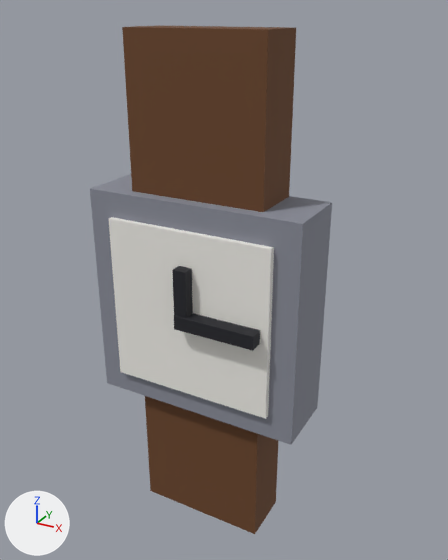
Before and after pictures for a commit that changed the FBX model art/export/modelos/mdl_reloj_pulsera.fbx.
Rendered twice from a camera (50 mm lens) standing at (1.034, -1.758, 1.681) and looking at (0.063, 0.008, 0.798). Lighting does not change. The marker at lower left points along +X, +Y and +Z. The first picture is the older version.

In view in the first picture: 'mdl_reloj_pulsera'.
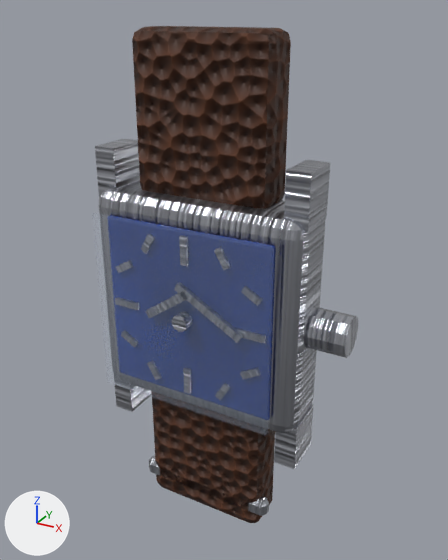
Patch to the scene script:
```diff
--- a/art/export/modelos/mdl_reloj_pulsera.fbx.py
+++ b/art/export/modelos/mdl_reloj_pulsera.fbx.py
@@ mat_metal_acero @@
+mat_metal_acero = bpy.data.materials.new('metal_acero')
+# uses the picture img_tex_metal_acero_color_png
+# uses the picture img_tex_metal_acero_metalico_png
+# uses the picture img_tex_metal_acero_normal_png
+# uses the picture img_tex_metal_acero_rugosidad_png
@@ mat_cristal_zafiro @@
+mat_cristal_zafiro = bpy.data.materials.new('cristal_zafiro')
+# uses the picture img_tex_cristal_zafiro_color_png
+# uses the picture img_tex_cristal_zafiro_metalico_png
+# uses the picture img_tex_cristal_zafiro_normal_png
+# uses the picture img_tex_cristal_zafiro_rugosidad_png
@@ mat_cuero_correa @@
+mat_cuero_correa = bpy.data.materials.new('cuero_correa')
+# uses the picture img_tex_cuero_correa_color_png
+# uses the picture img_tex_cuero_correa_metalico_png
+# uses the picture img_tex_cuero_correa_normal_png
+# uses the picture img_tex_cuero_correa_rugosidad_png
@@ mat_esmalte_azul @@
+mat_esmalte_azul = bpy.data.materials.new('esmalte_azul')
+# uses the picture img_tex_esmalte_azul_color_png
+# uses the picture img_tex_esmalte_azul_metalico_png
+# uses the picture img_tex_esmalte_azul_normal_png
+# uses the picture img_tex_esmalte_azul_rugosidad_png
@@ me_cube @@
-me_cube.from_pydata(...)  # 48 vertices, 36 faces; spans x -0.4..0.4, y -0.2..0.12, z -0.23..1.62
-me_cube.materials.append(mat_mat_paleta)  # picture img_tex_paleta_png
+me_cube.from_pydata(...)  # 308 vertices, 258 faces; spans x -0.4..0.54, y -0.19..0.12, z -0.16..1.24
+# me_cube part 1: the loose piece of 8 vertices spanning x -0.03..0.03, y -0.19..-0.13, z 0.67..0.89 is turned -30 degrees about the y axis through its middle and scaled by 0.323, then moved by (0.14, 0.01, 0.17), in mat_metal_acero
+# me_cube part 2: a new loose piece, a box spanning x -0.4..-0.32, y -0.08..0.08, z 1.06..1.24, in mat_metal_acero
+# me_cube part 3: a new loose piece, a box spanning x -0.4..-0.32, y -0.08..0.08, z 0.16..0.34, in mat_metal_acero
+# me_cube part 4: a new loose piece, a box spanning x 0.32..0.4, y -0.08..0.08, z 1.06..1.24, in mat_metal_acero
+# me_cube part 5: a new loose piece, a box spanning x 0.32..0.4, y -0.08..0.08, z 0.16..0.34, in mat_metal_acero
+# me_cube part 6: a new loose piece, a 12-sided cylinder along x spanning x 0.4..0.54, y -0.07..0.07, z 0.63..0.77, in mat_metal_acero
+# me_cube part 7: the loose piece of 8 vertices spanning x -0.4..0.4, y -0.12..0.12, z 0.3..1.1 is rebuilt with 96 vertices and now spans x -0.4..0.4, y -0.12..0.12, z 0.3..1.1, in mat_metal_acero
+# me_cube part 8: a new loose piece of 24 vertices spanning x -0.28..0.28, y -0.06..0.0, z -0.16..-0.08, in mat_metal_acero
+# me_cube part 9: the loose piece of 8 vertices spanning x -0.25..0.25, y -0.08..0.12, z 1.08..1.62 is deleted
+# me_cube part 10: 24 vertices removed from x -0.31..0.31, y -0.2..0.12, z -0.23..1.01; 16 vertices added at x -0.16..0.23, y -0.17..-0.16, z 0.67..0.84
+# other edits to the shape of me_cube do not show in these pictures
+me_cube.materials.append(mat_metal_acero)
@@ ob_cristal_zafiro @@
+ob_cristal_zafiro = bpy.data.objects.new('cristal_zafiro', me_cristal_zafiro)  # 44 vertices, 42 faces; spans x -0.34..0.34, y -0.2..-0.18, z 0.36..1.04
+ob_cristal_zafiro.location = (0.0, 0.0, 0.0)
@@ ob_cuero_correa @@
+ob_cuero_correa = bpy.data.objects.new('cuero_correa', me_cuero_correa)  # 112 vertices, 108 faces; spans x -0.25..0.25, y -0.06..0.12, z -0.22..1.62
+ob_cuero_correa.location = (0.0, 0.0, 0.0)
@@ ob_esmalte_azul @@
+ob_esmalte_azul = bpy.data.objects.new('esmalte_azul', me_esmalte_azul)  # 46 vertices, 42 faces; spans x -0.32..0.32, y -0.145..-0.125, z 0.38..1.02
+ob_esmalte_azul.location = (0.0, 0.0, 0.0)
```

What differs and where, as boxes (x1, y1, x2, y2) in the pictures (448 x 560 px; the box of a moved part takes in the faces that stretch with it):
'mdl_reloj_pulsera', reshaped (9% wider, 26% shorter): before (90, 25, 332, 534); after (95, 139, 358, 516)
'cuero_correa', added (brown): after (132, 26, 291, 523)
'cristal_zafiro', added: after (92, 213, 274, 435)
'esmalte_azul', added: after (109, 215, 276, 420)
part 1 of me_cube, moved or reshaped (not visible afterwards): before (172, 266, 193, 318)
part 2 of me_cube, added: after (95, 139, 140, 197)
part 3 of me_cube, added: after (115, 385, 149, 412)
part 4 of me_cube, added: after (284, 160, 330, 232)
part 5 of me_cube, added: after (274, 404, 314, 469)
part 6 of me_cube, added: after (303, 307, 358, 358)
part 7 of me_cube, rebuilt (7% narrower, 7% shorter): before (90, 174, 332, 445); after (99, 180, 325, 433)
part 8 of me_cube, added: after (149, 455, 269, 516)
part 9 of me_cube, deleted (brown): before (122, 25, 296, 212)
part 10 of me_cube, moved or reshaped (not visible afterwards): before (109, 217, 278, 534)
